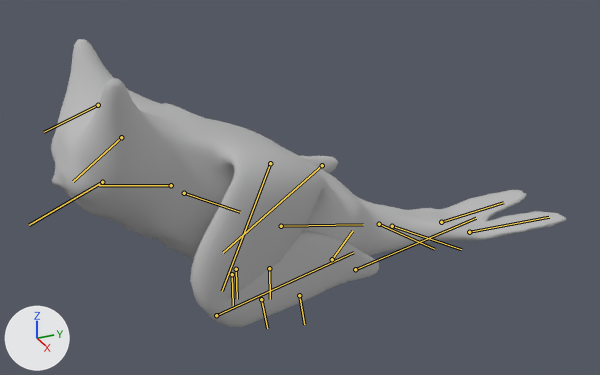
One commit to the FBX model RawContent/FinalBird/A_Bird_Flight/A_Bird_JumpingUp.fbx: the scene before it, then after it.
Before and after are seen from a 50 mm camera at (0.941, -0.506, 0.616) aimed at (-0.014, -0.076, 0.139). The lights are fixed; the arrows at lower left show +X, +Y and +Z. The first picture is the older version. Both versions are drawn at frame 4 of the action 'Take 001'; the numbers are the values there. The bones that change, and the others that lie on the model, are drawn over the model as lines.

Names of what the first picture shows: 'SM_Bird_Low_v3:SM_Bird_Body'.
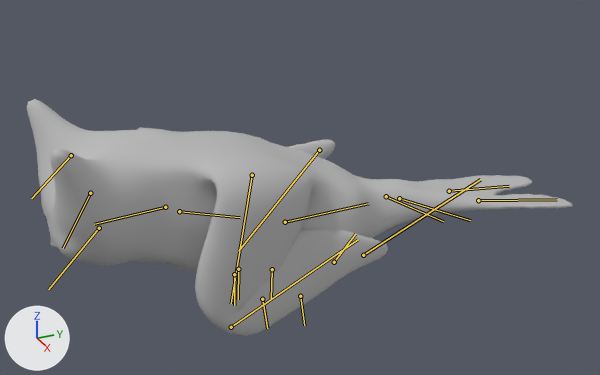
The change, as a diff of the scene's bpy script:
```diff
--- a/RawContent/FinalBird/A_Bird_Flight/A_Bird_JumpingUp.fbx.py
+++ b/RawContent/FinalBird/A_Bird_Flight/A_Bird_JumpingUp.fbx.py
@@ bone_rig_object @@
 bone_rig_object = bpy.data.objects['Bird_Rig']  # the whole rig 'Bird_Rig'
-bone_rig_object.location = (0.0, 11.13, -0.939)
-bone_rig_object.rotation_euler = (0.576, 0.0, -3.142)  # degrees (33, 0, -180)
+bone_rig_object.location = (0.0, 12.13, -0.786)
+bone_rig_object.rotation_euler = (0.367, 0.0, 3.142)  # degrees (21, 0, 180)
@@ bone_neck @@
 bone_neck = bpy.data.objects['Bird_Rig'].pose.bones['Neck']  # child of 'Root'
-bone_neck.rotation_quaternion = (0.986, -0.166, 0.0, 0.0)  # degrees (-19, 0, 0)
+bone_neck.rotation_quaternion = (0.983, -0.184, 0.0, -0.001)  # degrees (-21, 0, 0)
@@ bone_head @@
 bone_head = bpy.data.objects['Bird_Rig'].pose.bones['Head']  # child of 'Neck'
-bone_head.location = (0.0, -0.06, 0.03)
-bone_head.rotation_quaternion = (0.994, -0.11, 0.0, 0.0)  # degrees (-13, 0, 0)
+bone_head.location = (0.0, -0.02, -0.09)
+bone_head.rotation_quaternion = (0.984, -0.178, 0.0, 0.0)  # degrees (-20, 0, 0)
@@ bone_tail_left @@
 bone_tail_left = bpy.data.objects['Bird_Rig'].pose.bones['Tail_Left']  # child of 'BackBone'
-bone_tail_left.location = (-0.02, 0.01, -0.15)
-bone_tail_left.rotation_quaternion = (0.999, 0.047, 0.005, -0.004)  # degrees (5, 1, 0)
+bone_tail_left.location = (-0.01, 0.03, -0.11)
+bone_tail_left.rotation_quaternion = (0.999, -0.042, -0.005, 0.004)  # degrees (-5, -1, 0)
@@ bone_tail_left_1 @@
 bone_tail_left_1 = bpy.data.objects['Bird_Rig'].pose.bones['Tail_Left_1']  # child of 'Tail_Left'
-bone_tail_left_1.location = (-0.01, 0.0, -0.07)
-bone_tail_left_1.rotation_quaternion = (0.988, 0.154, 0.029, -0.015)  # degrees (18, 4, -1)
+bone_tail_left_1.location = (0.0, 0.0, -0.02)
+bone_tail_left_1.rotation_quaternion = (0.999, 0.05, 0.009, -0.005)  # degrees (6, 1, -1)
@@ bone_tail_right @@
 bone_tail_right = bpy.data.objects['Bird_Rig'].pose.bones['Tail_Right']  # child of 'BackBone'
-bone_tail_right.location = (0.01, 0.04, -0.15)
-bone_tail_right.rotation_quaternion = (0.999, 0.047, -0.003, 0.003)  # degrees (5, 0, 0)
+bone_tail_right.location = (0.01, 0.03, -0.11)
+bone_tail_right.rotation_quaternion = (0.999, -0.042, 0.002, -0.002)  # degrees (-5, 0, 0)
@@ bone_tail_right_1 @@
 bone_tail_right_1 = bpy.data.objects['Bird_Rig'].pose.bones['Tail_Right_1']  # child of 'Tail_Right'
-bone_tail_right_1.location = (0.01, 0.05, -0.09)
-bone_tail_right_1.rotation_quaternion = (0.988, 0.156, -0.018, 0.008)  # degrees (18, -2, 1)
+bone_tail_right_1.location = (0.0, 0.01, -0.03)
+bone_tail_right_1.rotation_quaternion = (0.999, 0.051, -0.006, 0.003)  # degrees (6, -1, 0)
@@ bone_paw_right @@
 bone_paw_right = bpy.data.objects['Bird_Rig'].pose.bones['Paw_Right']  # child of 'BackBone'
-bone_paw_right.location = (0.0, -0.26, -0.03)
-bone_paw_right.rotation_quaternion = (0.527, -0.85, 0.002, 0.001)  # degrees (-116, 0, 0)
+bone_paw_right.location = (0.0, -0.51, 0.04)
+bone_paw_right.rotation_quaternion = (0.421, -0.907, 0.002, 0.002)  # degrees (-130, 0, 0)
@@ bone_paw_left @@
 bone_paw_left = bpy.data.objects['Bird_Rig'].pose.bones['Paw_Left']  # child of 'BackBone'
-bone_paw_left.location = (0.0, -0.19, -0.06)
-bone_paw_left.rotation_quaternion = (0.513, -0.858, 0.002, 0.001)  # degrees (-118, 0, 0)
+bone_paw_left.location = (0.0, -0.43, 0.07)
+bone_paw_left.rotation_quaternion = (0.407, -0.913, 0.002, 0.001)  # degrees (-132, 0, 0)
```

Location of each change, [x1, y1, x2, y2] in pixels of the pictures (600 x 375 px):
'SM_Bird_Low_v3:SM_Bird_Body', posed (6% wider, 18% shorter)
    before: [51, 39, 566, 327]
    after: [27, 99, 573, 336]
bone 'Neck', root to tip
    before: (171, 185) to (99, 185)
    after: (165, 207) to (94, 224)
bone 'Head', root to tip
    before: (102, 182) to (29, 225)
    after: (99, 228) to (48, 289)
bone 'Tail_Left', root to tip
    before: (392, 226) to (461, 249)
    after: (399, 198) to (470, 220)
bone 'Tail_Left_1', root to tip
    before: (469, 232) to (549, 217)
    after: (478, 200) to (557, 199)
bone 'Tail_Right', root to tip
    before: (379, 224) to (434, 249)
    after: (386, 196) to (443, 221)
bone 'Tail_Right_1', root to tip
    before: (441, 222) to (503, 202)
    after: (449, 191) to (509, 186)
bone 'Paw_Right', root to tip
    before: (269, 268) to (270, 299)
    after: (272, 269) to (271, 300)
bone 'Paw_Left', root to tip
    before: (299, 295) to (304, 324)
    after: (300, 296) to (304, 325)
